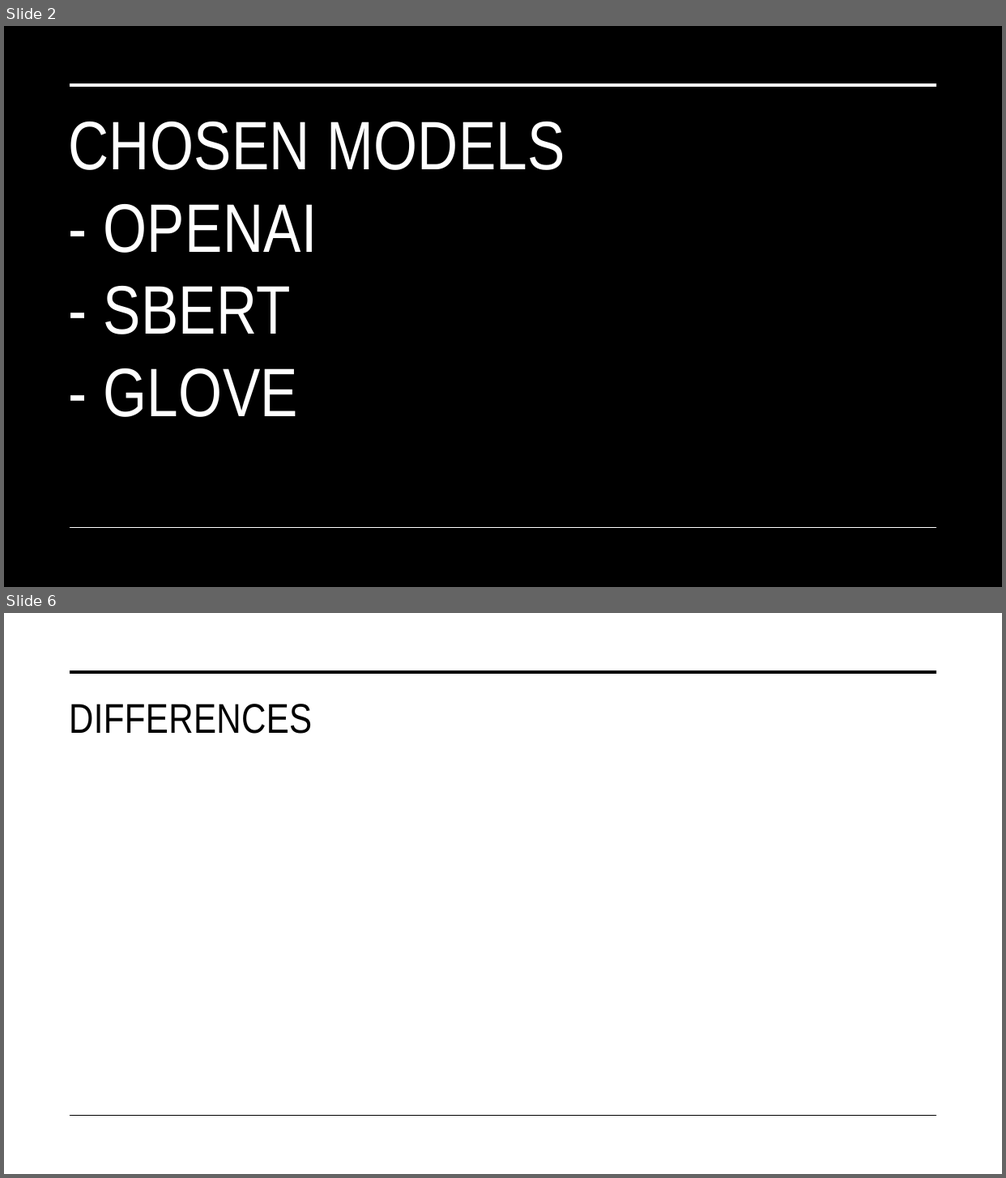
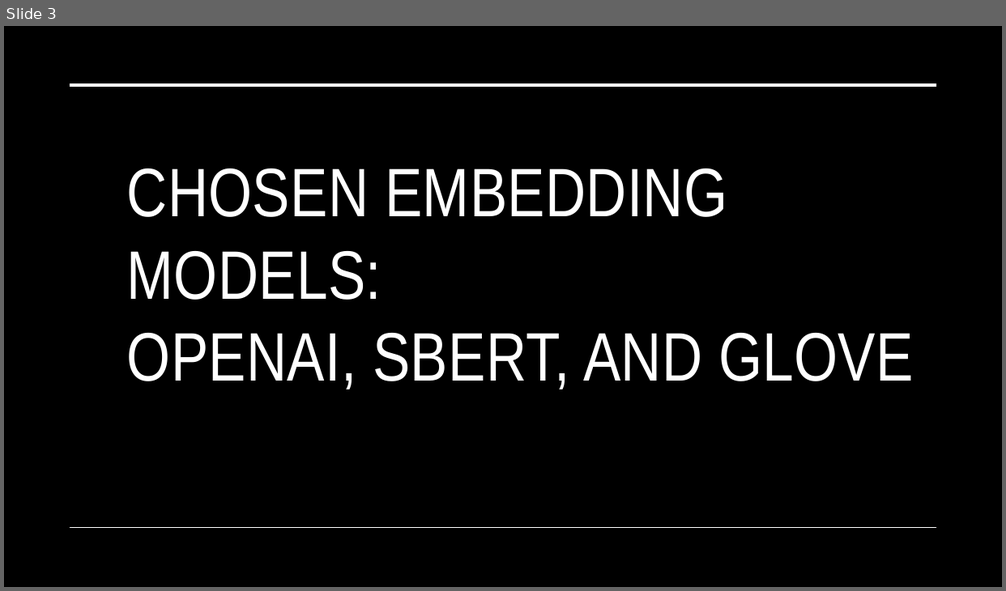
Before and after one commit to mollieeh/RAG, a slide deck: presentation_and_report/AP_RAG_presentation.pptx. Shown one above the other, each under a label of ours: slides 2 and 6 before the commit, slide 3 after it; the slides between them are not shown. The pictures are 1006x1178 and 1006x591 pixels, drawn with LibreOffice and Linux fonts; fonts in the diff are those of the drawing. Boxes give left, top, right and bottom in pixels: in the first picture for what was removed or moved away, otherwise in the second. Text is boxed around its words. In the diff, an @@ line names an element or a change of style, - is before the commit and + after.

```diff
--- a/presentation_and_report/AP_RAG_presentation.pptx
+++ b/presentation_and_report/AP_RAG_presentation.pptx
@@ slide 6 removed at [4, 613, 1002, 1174], background #FFFFFF @@
@@ line removed from (70, 672) to (937, 672) @@
@@ title removed at [69, 704, 312, 734] @@
-DIFFERENCES
@@ line removed from (70, 1116) to (937, 1116) @@
@@ what was slide 2 is now slide 3 @@
@@ slide 3 changed as well @@
@@ title at [127, 169, 914, 390]: text changed @@
-CHOSEN MODELS
-- OPENAI
-- SBERT
-- GLOVE
+CHOSEN EMBEDDING MODELS:
+OPENAI, SBERT, AND GLOVE
```
Also in this commit, not shown: 2 other slides changed, 7 slides added, 5 other slides removed, 4 other files.
